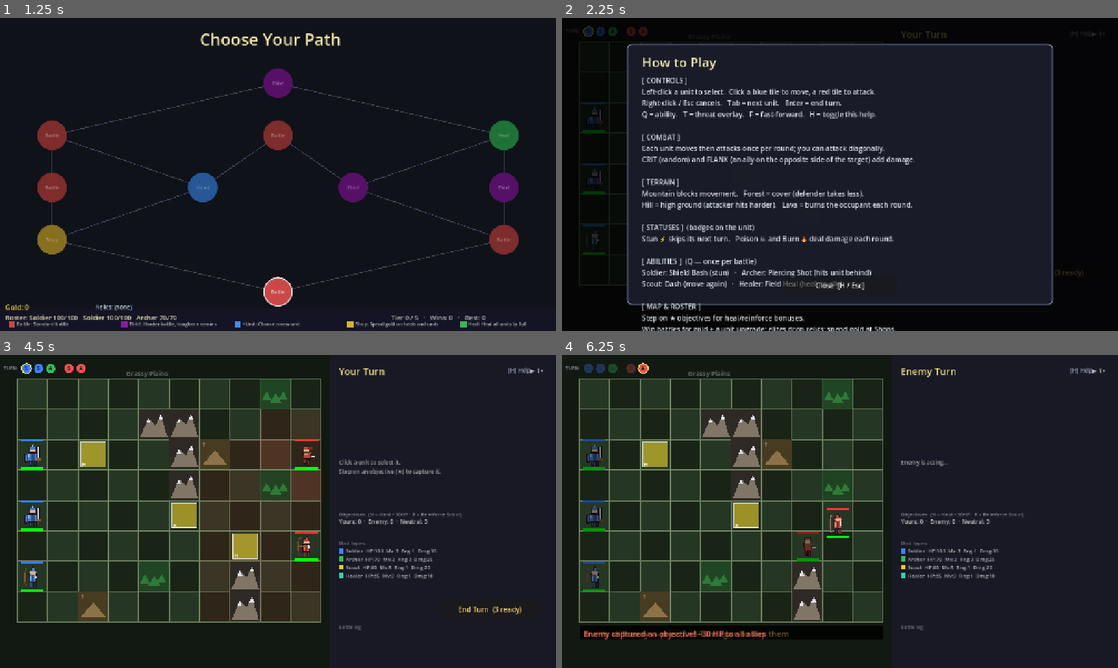
Above: before the commit, frames 1-4 (two rows, left to right).
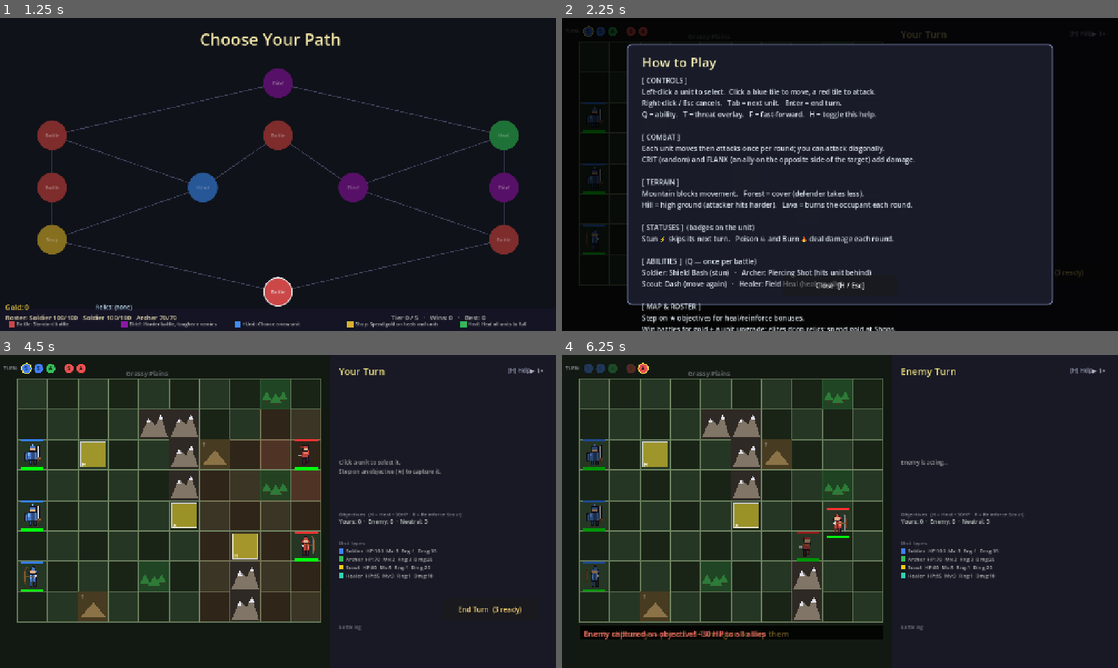
Above: after the commit, the same moments.

Repository: kabuumu/strategy-prototype
Game: Godot game, scene res://src/title/title.tscn
Two runs of this game, one before a commit and one after it. Both use one fixed random seed, a clock stepped at 60 frames per second and the inputs below.
Inputs (mouse positions are in pixels of both pictures, inside the frame that each line leads up to):
- Up to frame 1 (1.25 s): click "New Game" at 0.5 s
- Up to frame 2 (2.25 s): click "Battle" at 1.25 s; click "End Turn (3 ready)" at 2 s
- Up to frame 3 (4.5 s): click "End Turn (3 ready)" at 2.75 s; click "End Turn (3 ready)" at 3.5 s; tap A at 4.25 s; move the mouse to (400, 495) at 4.27 s; tap H at 4.35 s; click (400, 495) at 4.42 s
- Up to frame 4 (6.25 s): tap Space at 4.52, 6.02 s; click "Confirm: skip 3 units?" at 5 s; move the mouse to (728, 527) at 5.77 s; tap Enter at 5.85 s; click (728, 527) at 5.92 s

Frame 1 is identical in both runs. In frame 2, less than 0.1% of the frame differs, in the area x 4-8%, y 28-73%; in frame 3, 0.3%, in the area x 4-57%, y 28-75%; in frame 4, 0.3%.

Commit message:
Art pass: unique boss sprites, idle bob, facing flip
- distinct 32x32 boss sprites (Warlord: crown/horns/cape/greatsword;
  Pyromancer: hooded robe + flaming staff; Juggernaut: spiked shoulders,
  visor, fists) — bosses now load their own art instead of a tinted
  soldier/archer, so the sprite_unit override is dropped
- idle breathing bob on every unit (looping sine on the sprite), with a
  small per-unit phase offset; killed before the death collapse
- units face inward — players look right, enemies mirror to look left
- dropped the boss red-tint hack (broke after the first hit-flash anyway)

Co-Authored-By: Claude Opus 4.8 <noreply@anthropic.com>

Diff:
--- a/src/battle/unit.gd
+++ b/src/battle/unit.gd
@@ -35,6 +35,7 @@
 var _status_label: Label
 var _hp_bar: ColorRect
 var _float_slot: int = 0   # next free vertical slot for stacked floating text
+var _bob_tween: Tween      # looping idle breathing animation
 
 # ---------------------------------------------------------------------------
 func setup(type: String, p_team: int, pos: Vector2i) -> void:
@@ -54,6 +55,21 @@
 
 	_build_visuals(udata)
 	update_visual_position()
+	_start_idle_bob()
+
+# Gentle looping breathing bob so idle units feel alive. Killed before the
+# death animation (which drives _body.position.y itself).
+func _start_idle_bob() -> void:
+	if _body == null:
+		return
+	_bob_tween = create_tween().set_loops()
+	# Slight per-unit phase offset so a formation doesn't bob in lockstep
+	var off := float((grid_pos.x + grid_pos.y) % 3) * 0.1
+	_bob_tween.tween_interval(off)
+	_bob_tween.tween_property(_body, "position:y", -3.0, 0.95) \
+			.set_trans(Tween.TRANS_SINE).set_ease(Tween.EASE_IN_OUT)
+	_bob_tween.tween_property(_body, "position:y", 0.0, 0.95) \
+			.set_trans(Tween.TRANS_SINE).set_ease(Tween.EASE_IN_OUT)
 
 func _build_visuals(udata: Dictionary) -> void:
 	var is_boss: bool = bool(udata.get("is_boss", false))
@@ -74,18 +90,17 @@
 	stripe.color    = Color(0.2, 0.5, 1.0) if team == 0 else Color(1.0, 0.2, 0.2)
 	add_child(stripe)
 
-	# Main body — pixel-art sprite (class by silhouette, team by palette).
-	# Boss reuses an existing sprite via the sprite_unit override.
+	# Main body — pixel-art sprite (class by silhouette, team by palette;
+	# bosses have their own sprite under their type name).
 	var sprite_key: String = String(udata.get("sprite_unit", unit_type))
 	var team_name: String = "player" if team == 0 else "enemy"
 	var tex: Texture2D = load("res://assets/units/%s_%s.png" % [sprite_key, team_name])
 	_body = Sprite2D.new()
 	_body.texture        = tex
 	_body.texture_filter = CanvasItem.TEXTURE_FILTER_NEAREST  # crisp pixels
-	_body.scale          = Vector2(2.3, 2.3) if is_boss else Vector2(1.7, 1.7)
-	# Subtle red tint on bosses so they don't blend with normal enemy units
-	if is_boss:
-		_body.modulate   = Color(1.15, 0.85, 0.85)
+	var s: float = 2.3 if is_boss else 1.7
+	# Face inward: players look right (toward the enemy side), enemies look left.
+	_body.scale = Vector2(-s if team == 1 else s, s)
 	add_child(_body)
 
 	# Boss nameplate
@@ -182,6 +197,9 @@
 func play_death_animation() -> void:
 	if not _body:
 		return
+	# Stop the idle bob so it doesn't fight the collapse tween
+	if _bob_tween and _bob_tween.is_valid():
+		_bob_tween.kill()
 	var tw := create_tween()
 	tw.set_parallel(true)
 	# Drop and tilt — like the unit collapsing
--- a/src/game_manager.gd
+++ b/src/game_manager.gd
@@ -44,7 +44,6 @@
 		"attack_range": 1,
 		"damage": 35,
 		"color": Color(0.85, 0.20, 0.20),
-		"sprite_unit": "soldier",   # which sprite file to load
 		"is_boss": true,
 		# Enrage bonuses applied when hp/max_hp drops to (or below) threshold
 		"enrage_threshold": 0.5,
@@ -60,7 +59,6 @@
 		"attack_range": 3,
 		"damage": 24,
 		"color": Color(0.95, 0.45, 0.12),
-		"sprite_unit": "archer",
 		"is_boss": true,
 		"attack_burn": 2,           # applies 2 turns of burn on every hit
 		"enrage_threshold": 0.5,
@@ -76,7 +74,6 @@
 		"attack_range": 1,
 		"damage": 40,
 		"color": Color(0.55, 0.30, 0.75),
-		"sprite_unit": "soldier",
 		"is_boss": true,
 		"enrage_threshold": 0.4,
 		"enrage_damage_bonus": 25,
Not shown, changed: assets/units/archer_player.png.import
Not shown, changed: assets/units/healer_enemy.png.import
Not shown, changed: assets/units/healer_player.png.import
Binary file added: assets/units/juggernaut_enemy.png
Not shown, added: assets/units/juggernaut_enemy.png.import
Binary file added: assets/units/juggernaut_player.png
Not shown, added: assets/units/juggernaut_player.png.import
Binary file added: assets/units/pyromancer_enemy.png
Not shown, added: assets/units/pyromancer_enemy.png.import
Binary file added: assets/units/pyromancer_player.png
Not shown, added: assets/units/pyromancer_player.png.import
Not shown, changed: assets/units/scout_enemy.png.import
(and 9 more such lines)
